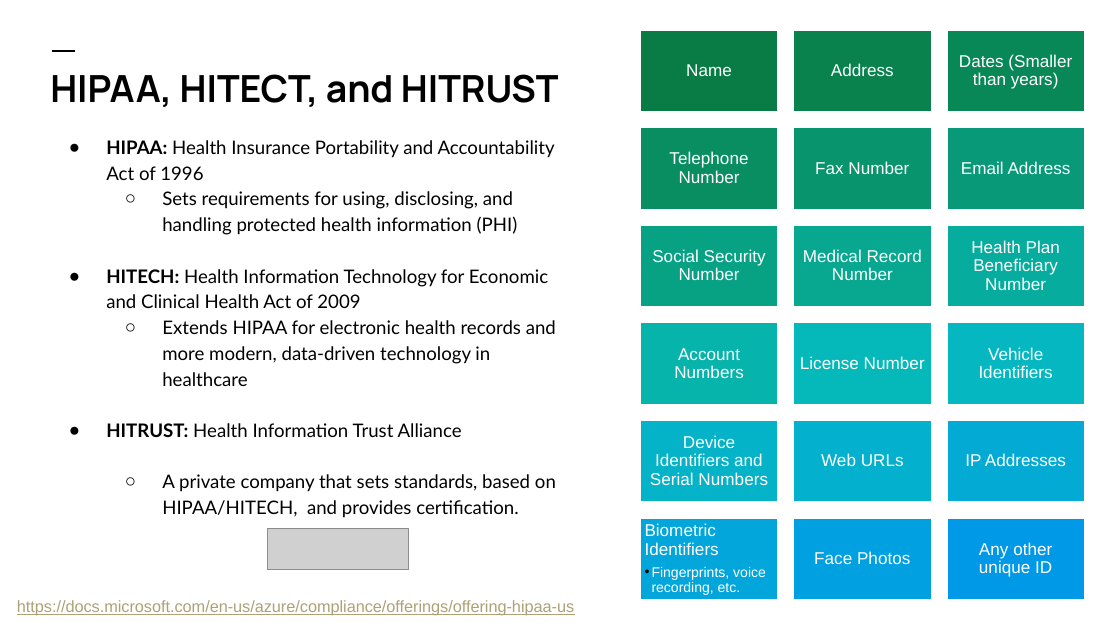
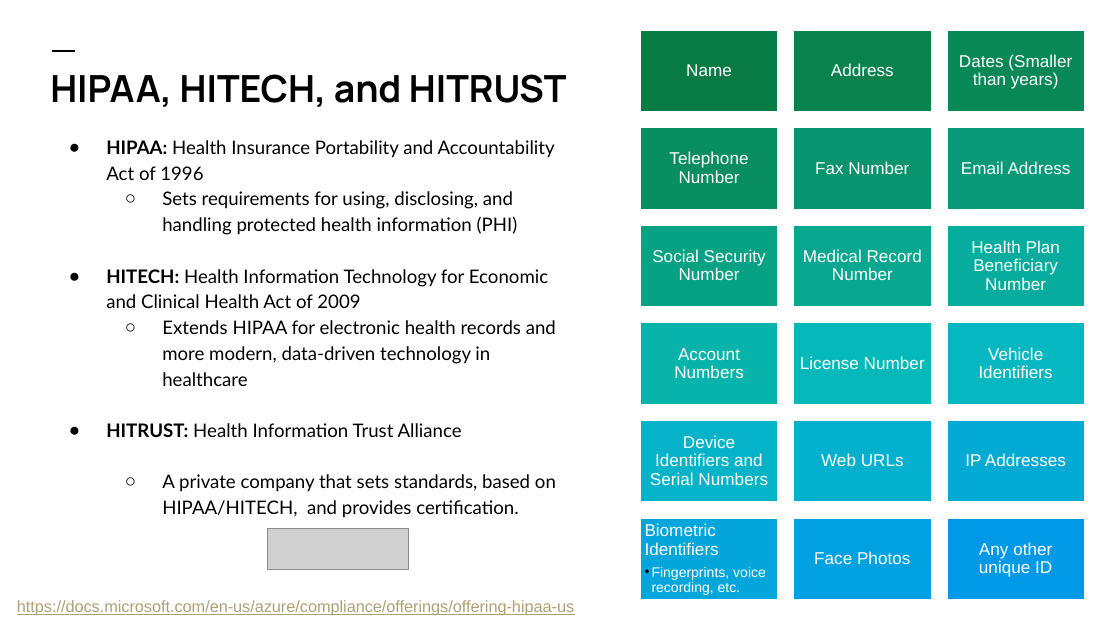
Before and after one commit to colbyford/DSBA6190-CloudComputing, a slide deck: slide 18 of 6 - Deployment and Security/Deployment.pptx. Drawn at 1120x630 pixels with LibreOffice and Linux fonts; fonts in the diff are those of the drawing; grey boxes stand for pictures. Boxes give left, top, right and bottom in pixels: in the first picture for what was removed or moved away, otherwise in the second. Text is boxed around its words. In the diff, an @@ line names an element or a change of style, - is before the commit and + after.

```diff
--- a/6 - Deployment and Security/Deployment.pptx
+++ b/6 - Deployment and Security/Deployment.pptx
@@ title at [50,74,567,107]: text changed @@
-HIPAA, HITECT, and HITRUST
+HIPAA, HITECH, and HITRUST
```
Also in this commit, not shown: 1 other slide changed.
